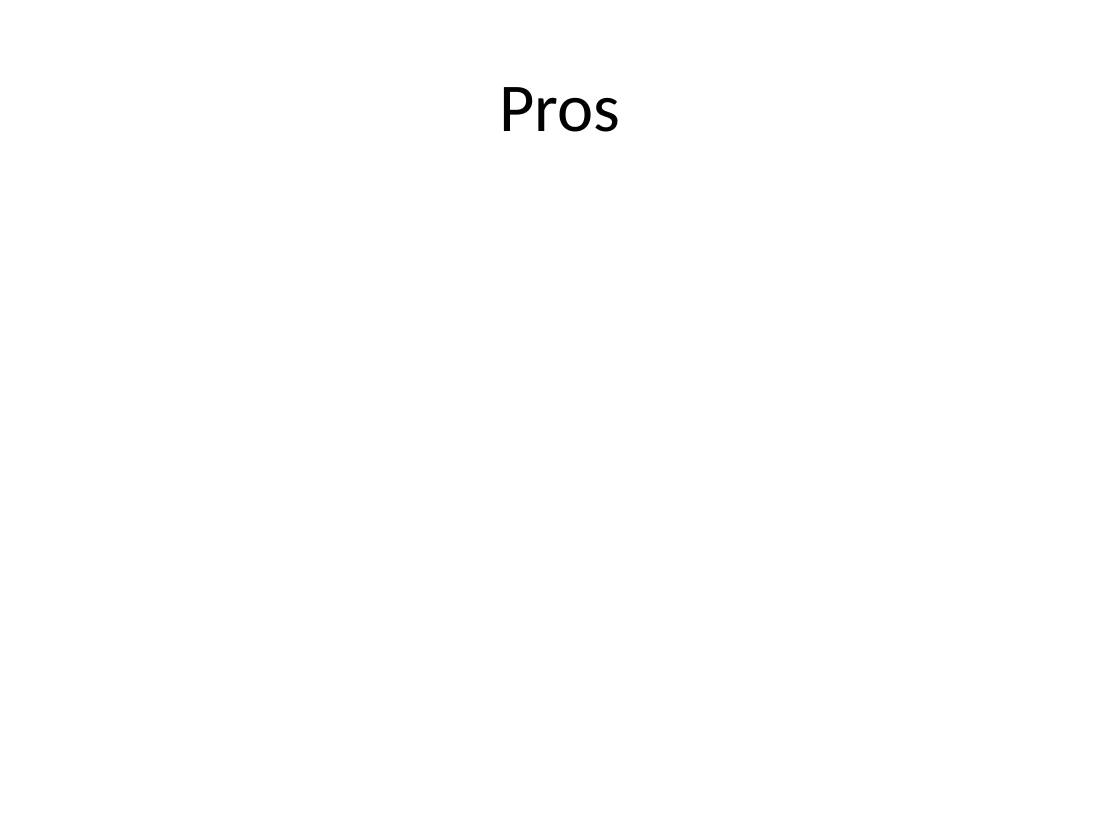
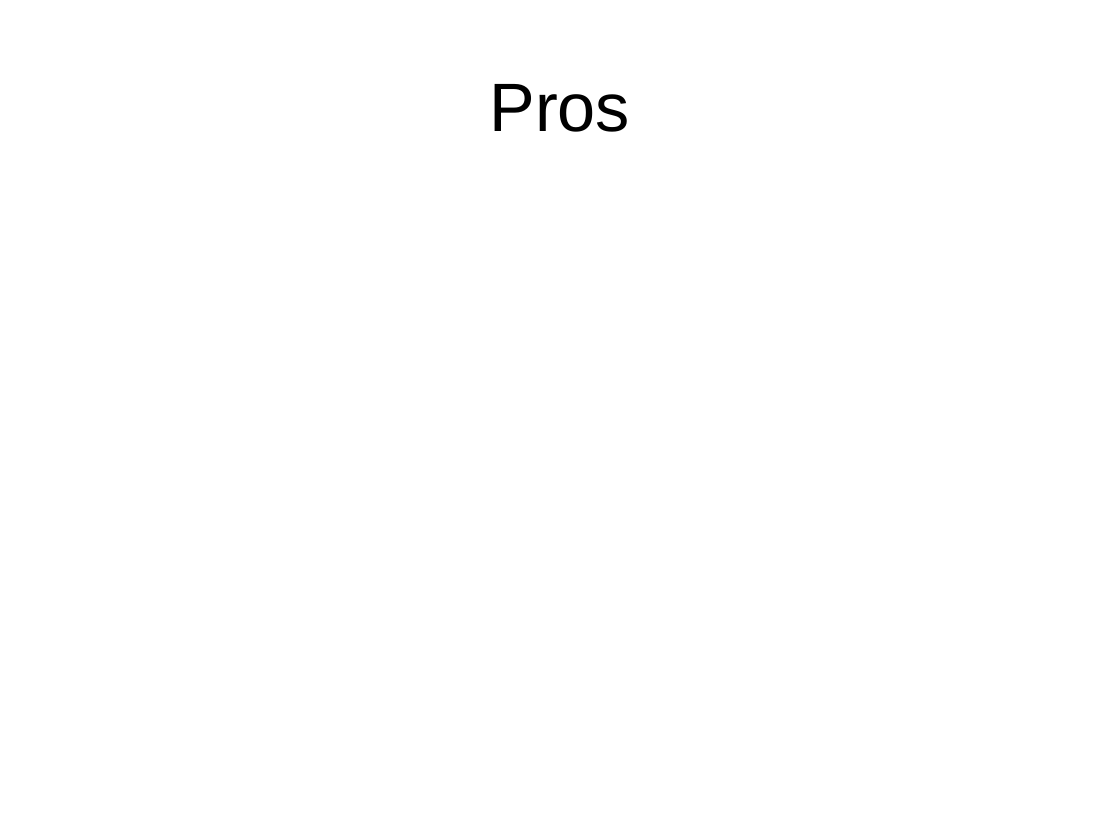
Before and after one commit to trognus/devcon2016, a slide deck: slide 10 of devconNg2.odp (slide 7 before the commit). Drawn at 1120x840 pixels with LibreOffice and Linux fonts; fonts in the diff are those of the drawing. Boxes give left, top, right and bottom in pixels: in the first picture for what was removed or moved away, otherwise in the second. Text is boxed around its words. In the diff, an @@ line names an element or a change of style, - is before the commit and + after.

```diff
--- a/devconNg2.odp
+++ b/devconNg2.odp
@@ title "Pros" at box(490, 84, 631, 132): font Calibri to Arial @@
```
Also in this commit, not shown: 3 other slides changed, 3 slides added.
